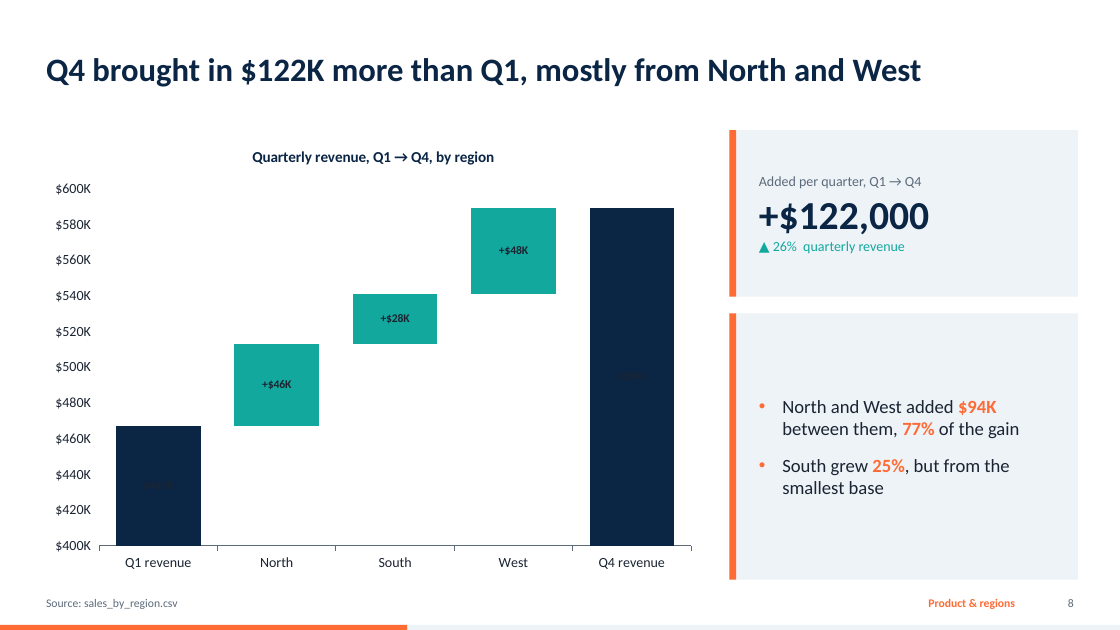
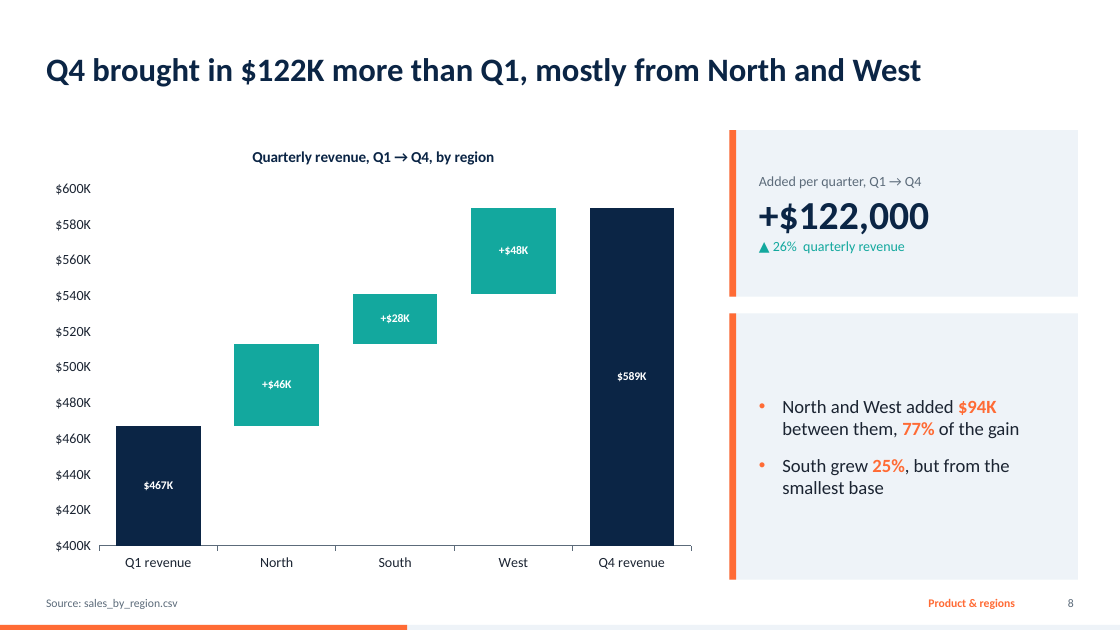
Before and after one commit to FrocketGaming/PPT_DEMO, a slide deck: slide 8 of out/demo_advanced.pptx. Drawn at 1120x630 pixels with LibreOffice and Linux fonts; fonts in the diff are those of the drawing. Boxes give left, top, right and bottom in pixels: in the first picture for what was removed or moved away, otherwise in the second. Text is boxed around its words. In the diff, an @@ line names an element or a change of style, - is before the commit and + after.

```diff
--- a/out/demo_advanced.pptx
+++ b/out/demo_advanced.pptx
@@ column stacked chart at (42, 130, 704, 580) @@
@@ data labels of Series 2 changed @@
@@ data labels of Series 3 changed @@
@@ data labels of Series 4 changed @@
```
Also in this commit, not shown: 4 other slides changed, 2 other files.
